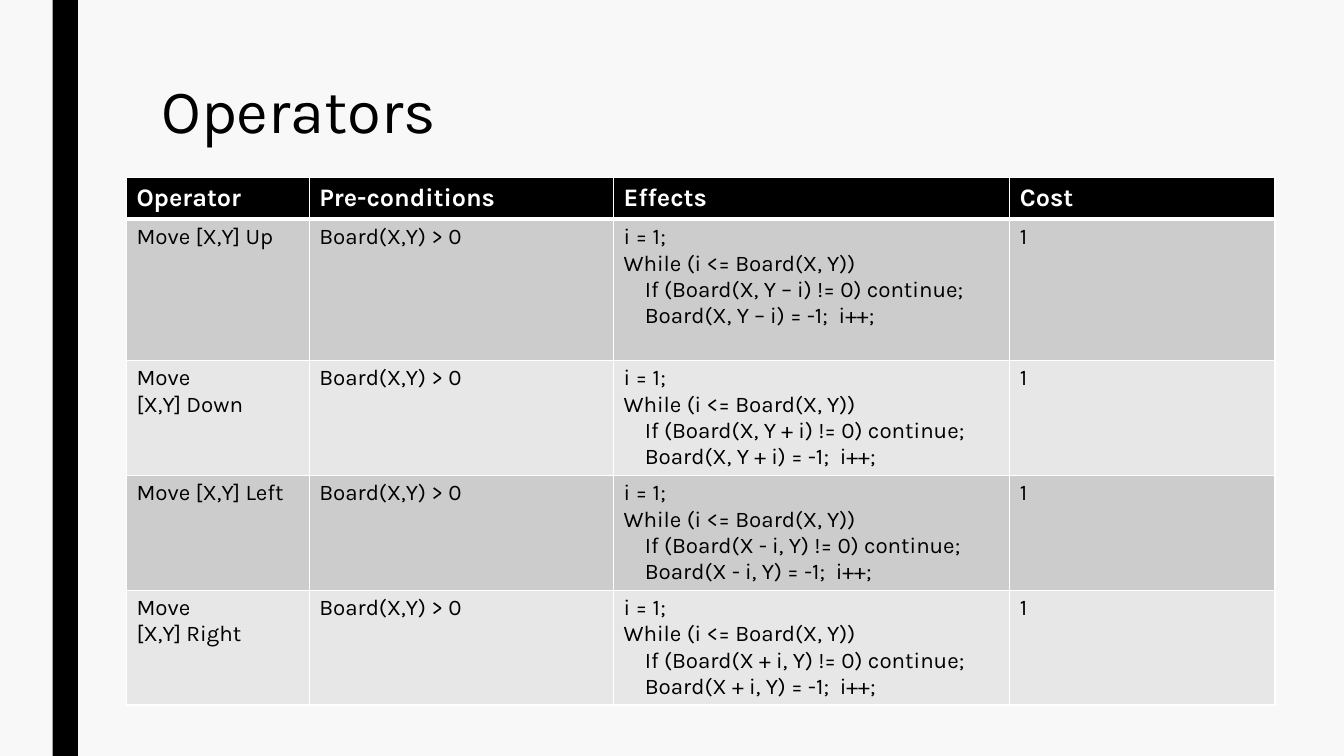
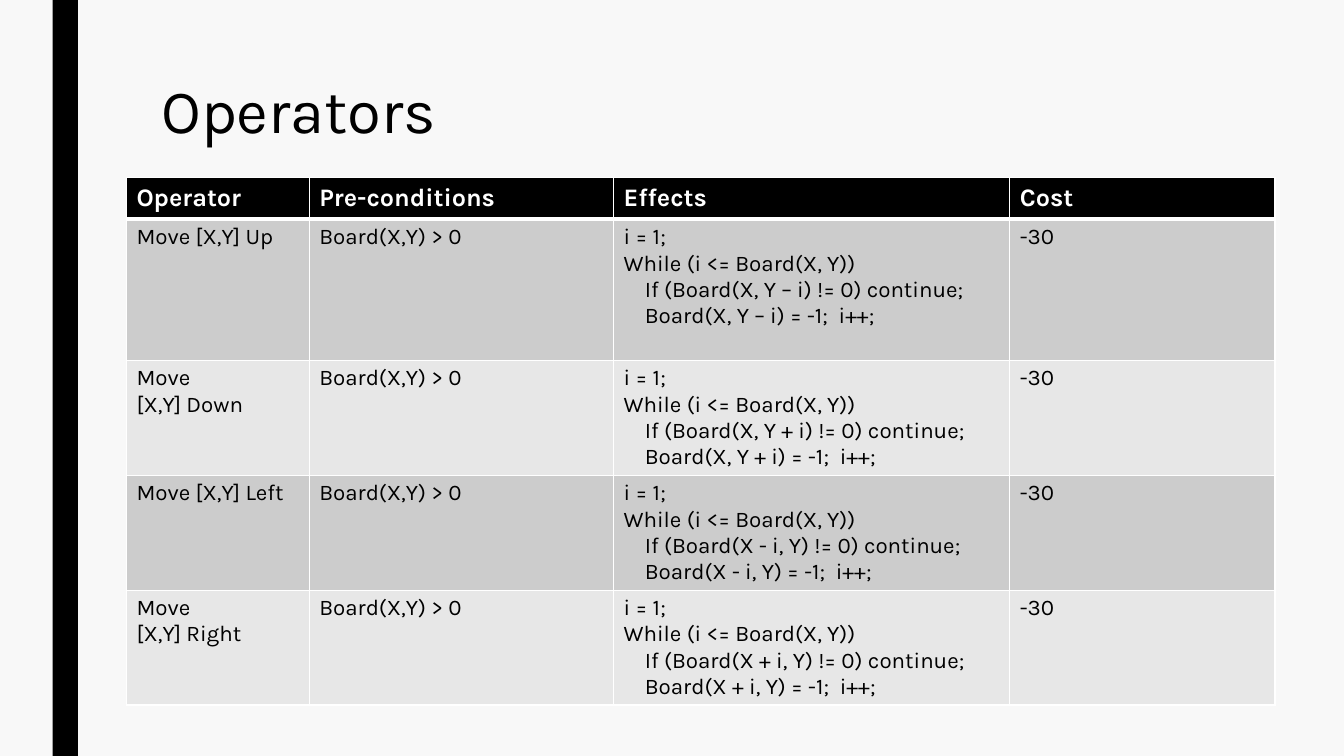
Before and after one commit to MOAAS/ZhedAI, a slide deck: slide 4 of TP1 - Zhed/doc/Entrega Final.pptx. Drawn at 1344x756 pixels with LibreOffice and Linux fonts; fonts in the diff are those of the drawing. Boxes give left, top, right and bottom in pixels: in the first picture for what was removed or moved away, otherwise in the second. Text is boxed around its words. In the diff, an @@ line names an element or a change of style, - is before the commit and + after.

```diff
--- a/TP1 - Zhed/doc/Entrega Final.pptx
+++ b/TP1 - Zhed/doc/Entrega Final.pptx
@@ table at (x1=126, y1=177, x2=1274, y2=717) @@
-row 2, column 4: 1
+row 2, column 4: -30
-row 3, column 4: 1
+row 3, column 4: -30
-row 4, column 4: 1
+row 4, column 4: -30
-row 5, column 4: 1
+row 5, column 4: -30
```
Also in this commit, not shown: 2 other slides changed, 3 slides added, 4 slides removed, 1 other file.
